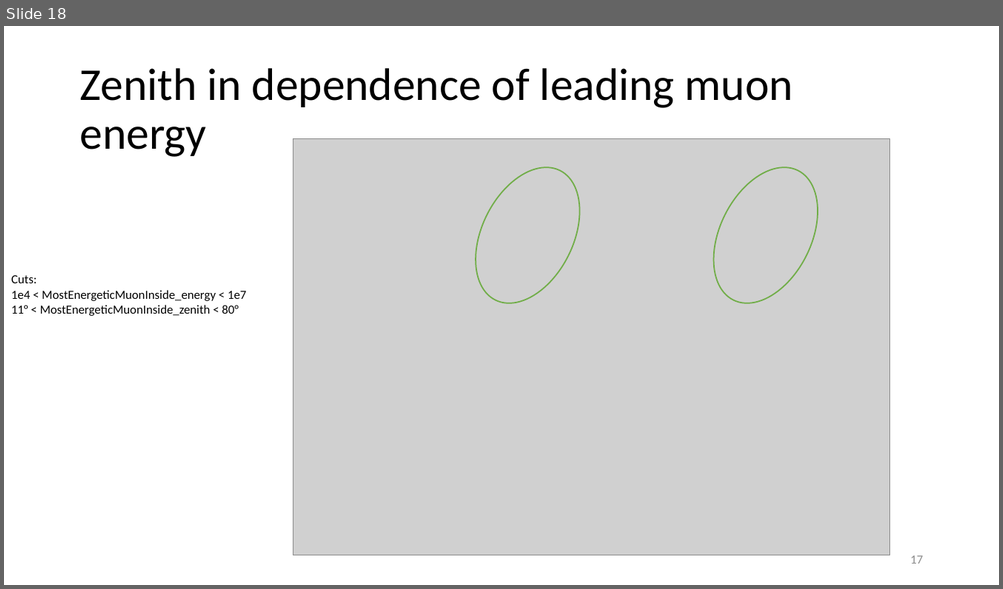
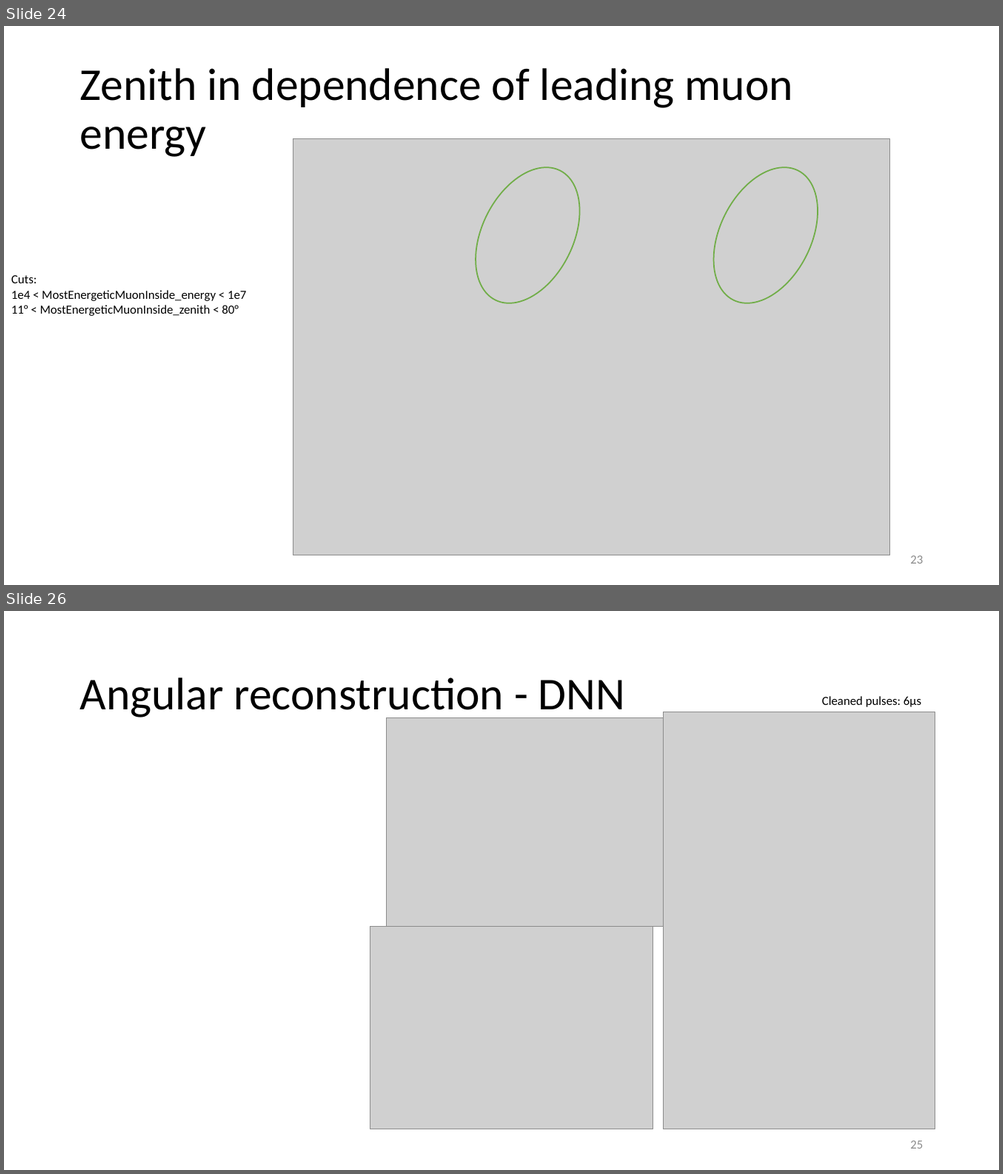
Before and after one commit to pascalgutjahr/presentations, a slide deck: cr_group/prompt_20230831.pptx. Shown one above the other, each under a label of ours: slide 18 before the commit, slides 24 and 26 after it; the slides between them are not shown. The pictures are 1003x589 and 1003x1174 pixels, drawn with LibreOffice and Linux fonts; fonts in the diff are those of the drawing; grey boxes stand for pictures. Boxes give left, top, right and bottom in pixels: in the first picture for what was removed or moved away, otherwise in the second. Text is boxed around its words. In the diff, an @@ line names an element or a change of style, - is before the commit and + after.

```diff
--- a/cr_group/prompt_20230831.pptx
+++ b/cr_group/prompt_20230831.pptx
@@ slide 26 added at box(4, 611, 999, 1170), background #FFFFFF @@
@@ title added at box(79, 678, 625, 721), 44 pt, text #000000 @@
+Angular reconstruction - DNN
@@ text added at box(822, 696, 921, 707), 12 pt, text #000000 @@
+Cleaned pulses: 6µs
@@ picture added at box(386, 718, 668, 927) @@
@@ picture added at box(663, 712, 934, 1130) @@
@@ picture added at box(370, 926, 653, 1130) @@
@@ page number added at box(910, 1141, 922, 1149), 12 pt, text #8C8C8C @@
+25
@@ what was slide 18 is now slide 24 @@
@@ page number at box(910, 556, 922, 564): text changed @@
-17
+23
```
Also in this commit, not shown: 5 slides changed, 7 other slides added.
